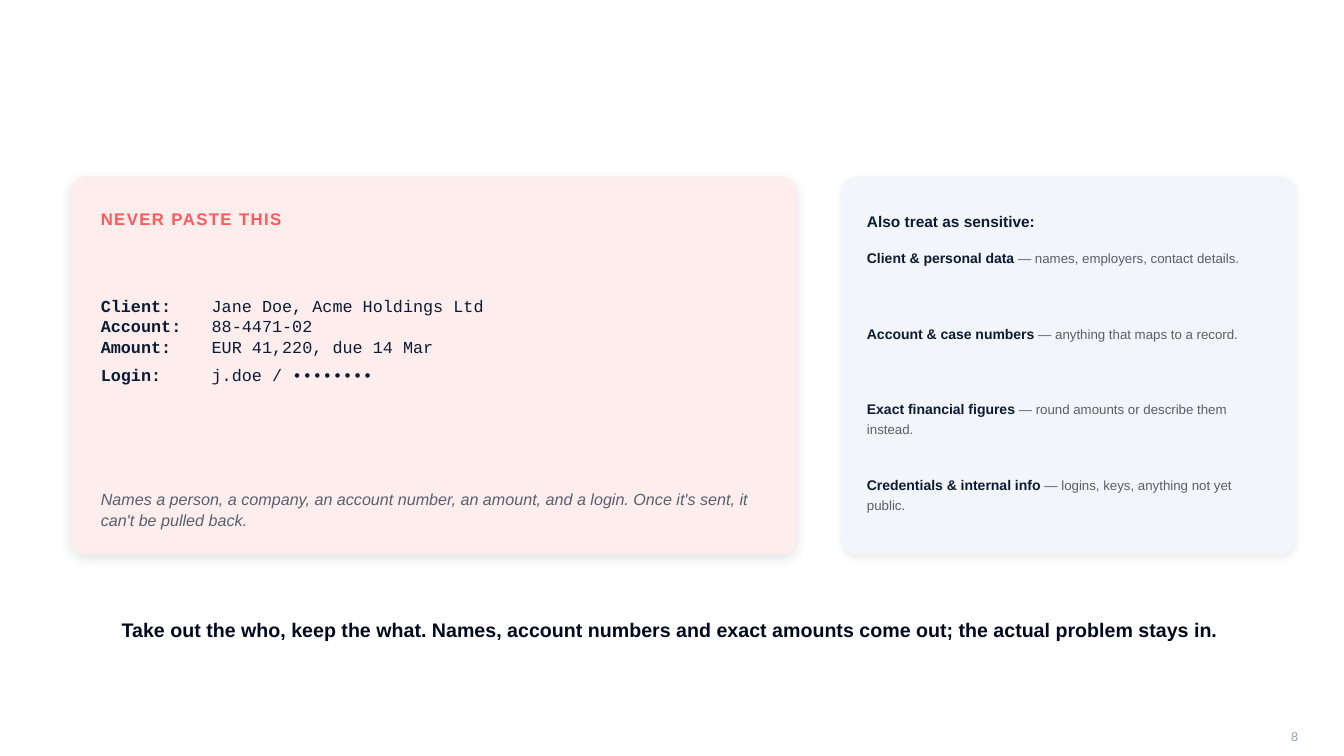
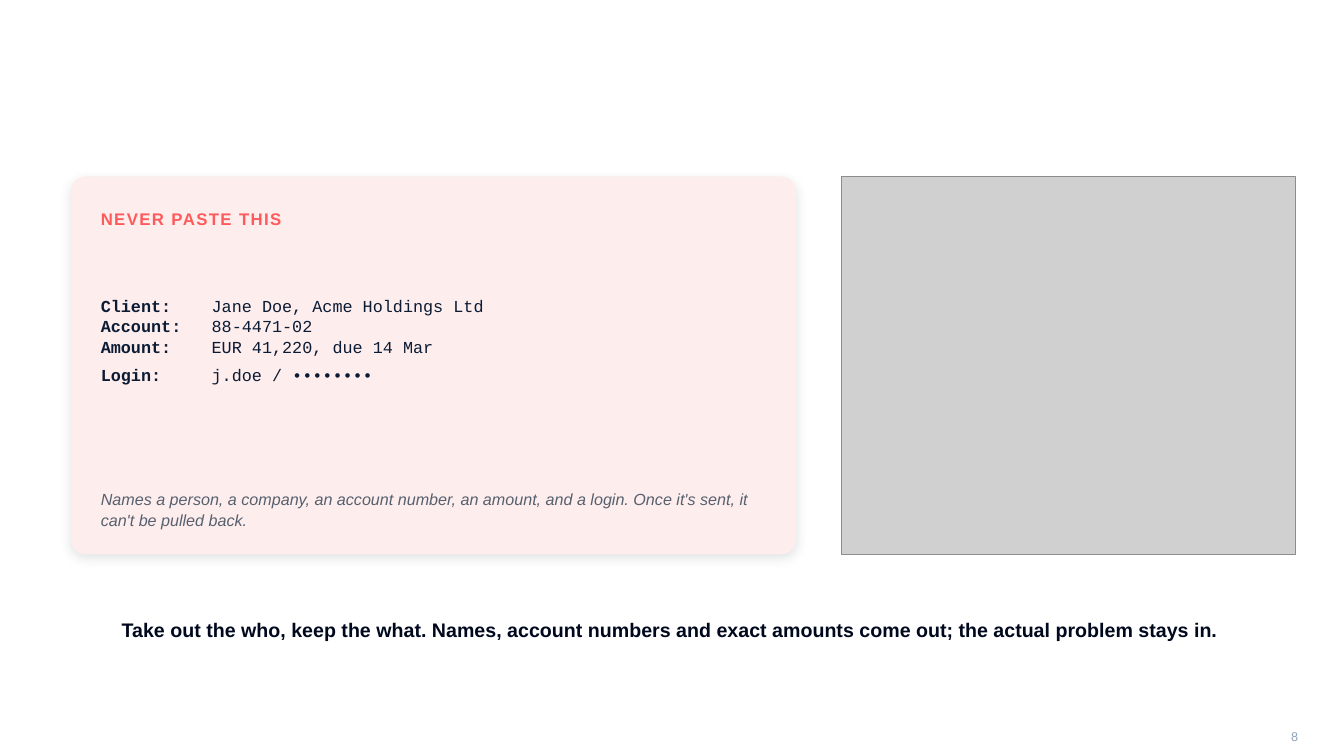
Before and after one commit to sansanabria/ai-adoption-eu, a slide deck: slide 9 of AI At Work.pptx (slide 8 before the commit). Drawn at 1344x756 pixels with LibreOffice and Linux fonts; fonts in the diff are those of the drawing; grey boxes stand for pictures; background and template pictures are left out. Boxes give left, top, right and bottom in pixels: in the first picture for what was removed or moved away, otherwise in the second. Text is boxed around its words. In the diff, an @@ line names an element or a change of style, - is before the commit and + after.

```diff
--- a/AI At Work.pptx
+++ b/AI At Work.pptx
@@ rounded rectangle removed at bbox=[842, 176, 1296, 555] @@
@@ picture added at bbox=[842, 176, 1296, 555] @@
@@ text removed at bbox=[867, 216, 1035, 227] @@
-Also treat as sensitive:
@@ text removed at bbox=[867, 253, 1239, 266] @@
-Client & personal data — names, employers, contact details.
@@ text removed at bbox=[867, 329, 1238, 342] @@
-Account & case numbers — anything that maps to a record.
@@ text removed at bbox=[867, 404, 1227, 434] @@
-Exact financial figures — round amounts or describe them instead.
@@ text removed at bbox=[867, 480, 1232, 513] @@
-Credentials & internal info — logins, keys, anything not yet public.
```
Also in this commit, not shown: 2 other slides changed, 1 slide added, 16 other files.
